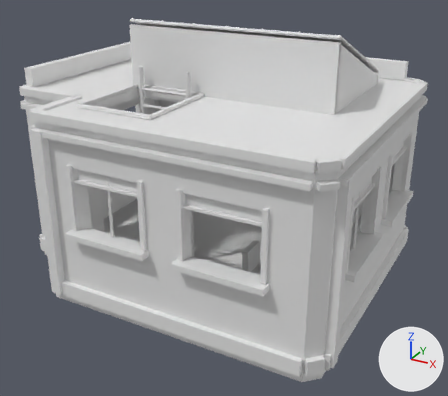
Before and after pictures for a commit that changed the OBJ model assets/tts/vanta-freeport-architecture-r2/exit-s2.obj.
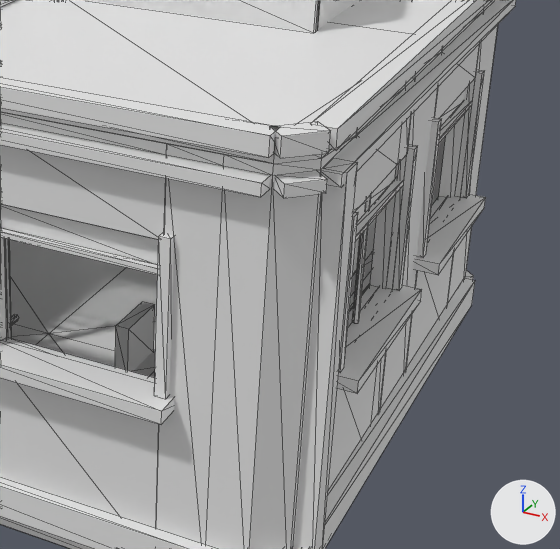
Old and new are each drawn whole from a 50 mm lens placed at (4.55, -7.85, 5.1), pointed at (0.2, 0.08, 1.14) and again close up on the part from 42% to 100% of the width and 25% to 89% of the height. Every picture has the same lights, and +X, +Y and +Z are marked at lower right. The last two pictures show the newer version. The close-ups show mesh edges as thin lines. Where no turn or scale is listed for an object, it has been applied to the vertices.

In view in the first close-up: 'exit-s2'.
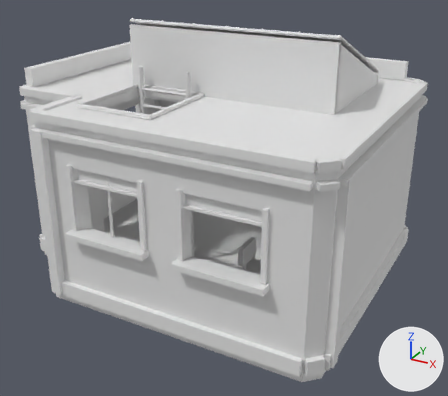
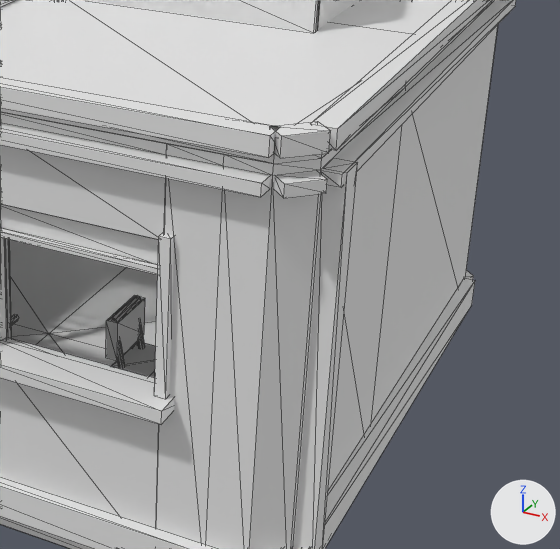
Where the change shows, as pixel boxes (x1, y1, x2, y2) in the close-ups (560 x 549 px):
part 1 of me_exit_s2, rebuilt (mostly hidden afterwards): before (133, 350, 156, 376); after (112, 341, 153, 366)
part 2 of me_exit_s2, deleted: before (337, 70, 486, 394)
part 3 of me_exit_s2, built on: before (115, 0, 498, 549); after (106, 295, 156, 376)

The edits, one by one:
me_exit_s2 is used by ob_exit_s2; location (0.0, 0.0, 0.0).
me_exit_s2 had 1726 vertices, 2822 faces and spanned x -2.74..2.81, y -2.23..2.99, z -0.01..3.86.
me_exit_s2 now has 1964 vertices, 3194 faces and spans x -2.74..2.77, y -2.23..2.99, z -0.01..3.86.
me_exit_s2 part 1: the loose piece of 8 vertices spanning x 1.07..1.45, y -0.95..-0.54, z 0.47..0.55 is rebuilt with 8 vertices and now spans x 1.0..1.4, y -0.94..-0.51, z 0.47..0.56.
me_exit_s2 part 2: 12 loose pieces with 106 vertices, spanning x 1.1..2.81, y -1.42..1.56, z 0.16..2.2, are deleted.
me_exit_s2 part 3: 48 vertices removed from x 1.05..2.65, y -1.33..1.47, z 0.11..2.7; 148 vertices added at x 0.98..2.3, y -0.93..0.21, z 0.16..0.97.
Other edits to the shape of me_exit_s2 do not show in these pictures.
